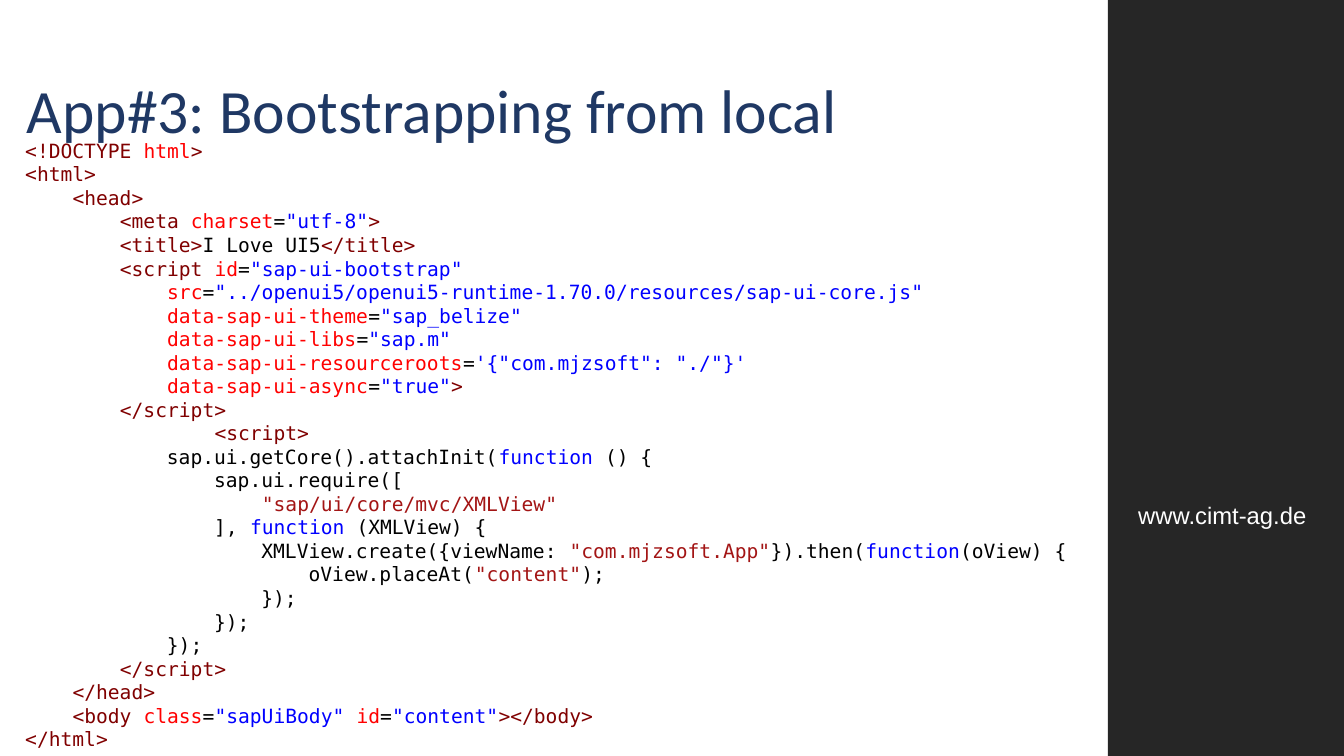
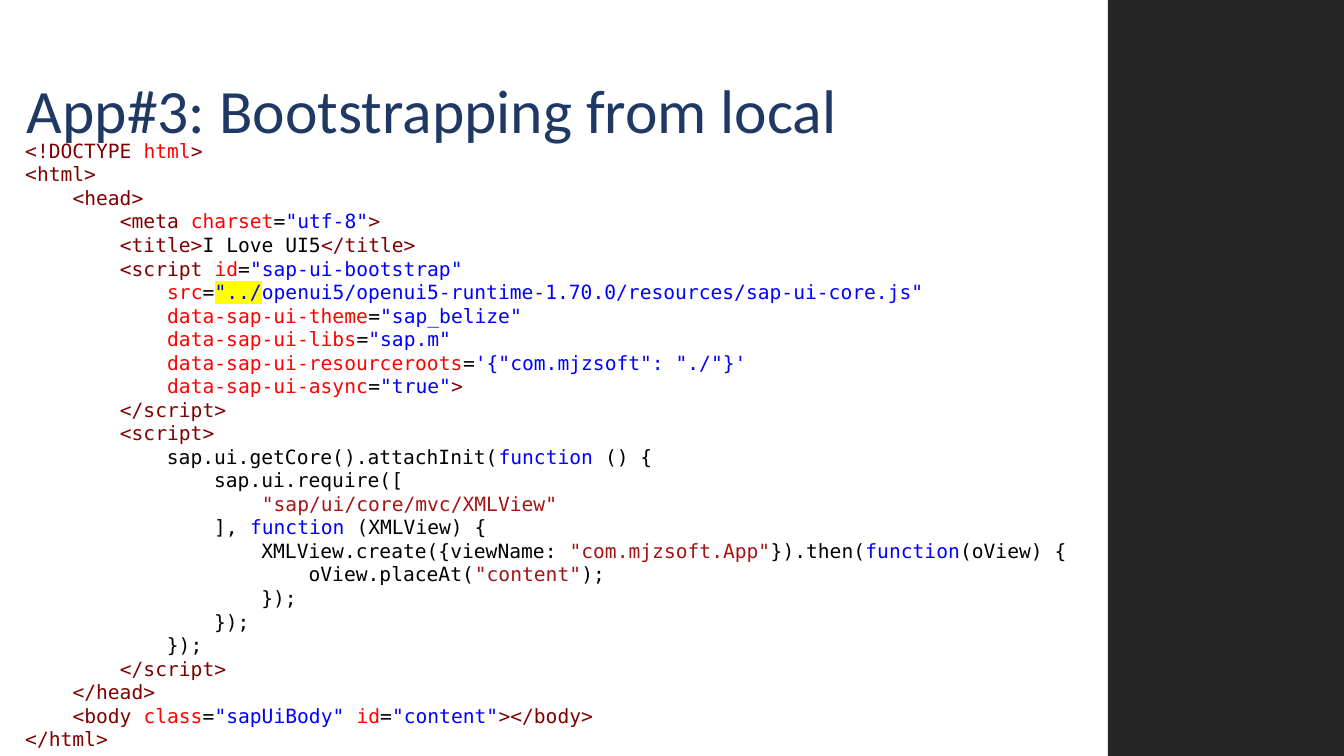
Before and after one commit to MJZSoft/OpenUI5Tutorial, a slide deck: slide 13 of Presentations/UI5_001.pptx. Drawn at 1344x756 pixels with LibreOffice and Linux fonts; fonts in the diff are those of the drawing; background and template pictures are left out. Boxes give left, top, right and bottom in pixels: in the first picture for what was removed or moved away, otherwise in the second. Text is boxed around its words. In the diff, an @@ line names an element or a change of style, - is before the commit and + after.

```diff
--- a/Presentations/UI5_001.pptx
+++ b/Presentations/UI5_001.pptx
@@ text at (167,283,923,304): highlight none to #FFFF00 in "src="../openui5/openui5-runtime-1.70.0/resources/sap-ui-core ..." @@
@@ text removed at (1138,506,1306,529) @@
-www.cimt-ag.de
```
Also in this commit, not shown: 12 other slides changed, 2 other files.
